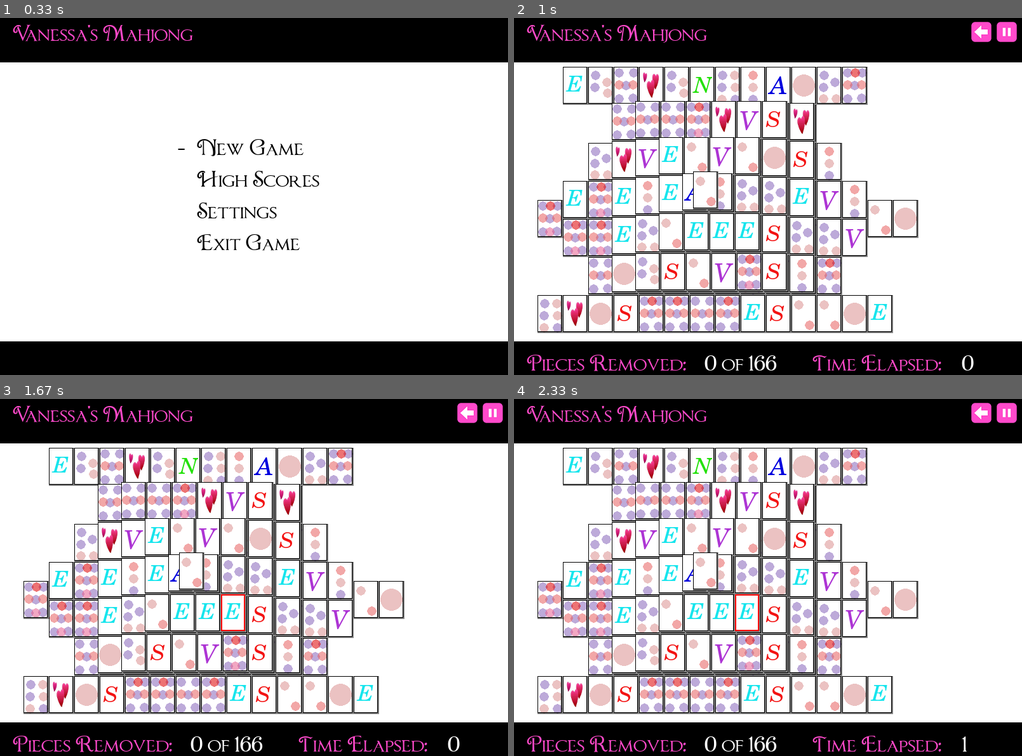
Above: before the commit, frames 1-4 (two rows, left to right).
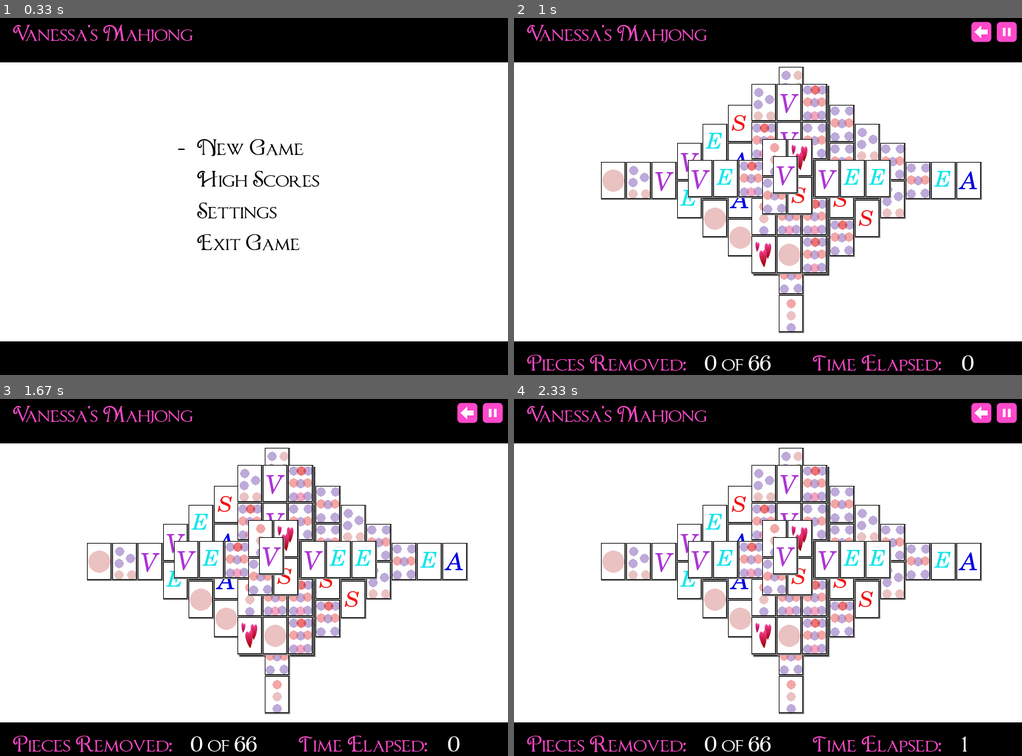
Above: after the commit, the same moments.

Repository: josephbleau/pygame-mahjong
Game: pygame game, started from run_game.py
Same seed, same stepped clock (60 frames per second), same inputs: the game is played once before the commit and once after it. The source is Python 2; it was converted automatically to run under Python 3.
Inputs (mouse positions are in pixels of both pictures, inside the frame that each line leads up to):
- Up to frame 1 (0.33 s): no input
- Up to frame 2 (1 s): press the mouse at (788, 150) at 0.37 s; move the mouse to (778, 196) at 0.47 s; release the mouse at (762, 242) at 0.6 s; tap Enter at 0.67 s
- Up to frame 3 (1.67 s): press the mouse at (233, 613) at 1.03 s; move the mouse to (325, 645) at 1.13 s; release the mouse at (416, 673) at 1.27 s; hold Down from 1.33 s (still down)
- Up to frame 4 (2.33 s): release Down at 1.8 s; press the mouse at (1006, 413) at 1.92 s; move the mouse to (976, 566) at 2.02 s; release the mouse at (950, 720) at 2.15 s; press the mouse at (1006, 413) at 2.25 s

Frame 1 is identical in both runs. In frame 2, 24% of the frame differs, in the area x 4-93%, y 13-99%; in frame 3, 24%; in frame 4, 24%.

Commit message:
added annoying sounds you will surely hate! :o)

Diff:
--- a/game.py
+++ b/game.py
@@ -88,8 +88,10 @@
     self.player_name = player_name                  # Current player's name
     self.resources = { 'pause' : pygame.image.load(os.path.abspath('res/icons/pause.png')), \
                        'back'  : pygame.image.load(os.path.abspath('res/icons/back.png')),  \
-                       'play'  : pygame.image.load(os.path.abspath('res/icons/play.png')),
-                       'sfx_select' : pygame.mixer.Sound( os.path.abspath('res/sfx/select.wave'))  }
+                       'play'  : pygame.image.load(os.path.abspath('res/icons/play.png')),  \
+                       'sfx_select' : pygame.mixer.Sound( os.path.abspath('res/sfx/select.wav')), \
+                       'sfx_back'   : pygame.mixer.Sound( os.path.abspath('res/sfx/back.wav')),   \
+                       'sfx_switch' : pygame.mixer.Sound( os.path.abspath('res/sfx/switch.wav'))  }
 
     # State-based render handling
     self.render_func = { 'playing'        : self.render_playing,         \
@@ -108,8 +110,8 @@
                             'highscores'     : self.handle_highscores_input }
     # If true then play sound
     #if self.sound_on:
-      #pygame.mixer.music.load('res/bg.mp3')
-      #pygame.mixer.music.play(loops=-1)
+     # pygame.mixer.music.load('res/sfx/Wish4U.mp3')
+     # pygame.mixer.music.play(loops=-1)
 
     self.fontpath = os.path.abspath('res/C_BOX.TTF')   # Standard font resource location
     self.font = pygame.font.Font(self.fontpath, 30, bold=True)           # Loaded standard font
@@ -178,13 +180,15 @@
     if event.type == pygame.MOUSEMOTION:
       x,y = pygame.mouse.get_pos()
       for i in range(4):
-        if is_in(x,y,(310, 200+42*i, 250, 42)):
-          self.m_selector = i
+        if is_in(x,y,(310, 200+42*i, 250, 30)):
+          if not i == self.m_selector:
+            self.resources['sfx_switch'].play()
+            self.m_selector = i
 
     if event.type == pygame.MOUSEBUTTONDOWN:
       x,y = pygame.mouse.get_pos()
       for i in range(5):
-        if is_in(x,y,(310, 200+42*i, 250, 42)):
+        if is_in(x,y,(310, 200+42*i, 250, 30)):
           self.resources['sfx_select'].play()
           self.m_selector = i
           if i == 0:
@@ -199,18 +203,21 @@
 
     if event.type == pygame.KEYDOWN:
       if event.key == pygame.K_DOWN:
+        self.resources['sfx_switch'].play()
         if self.m_selector == 3:
           self.m_selector = 0
         else:
           self.m_selector += 1
 
       if event.key == pygame.K_UP:
+        self.resources['sfx_switch'].play()
         if self.m_selector == 0:
           self.m_selector = 3
         else:
           self.m_selector -= 1
 
       if event.key == pygame.K_RETURN:
+        self.resources['sfx_select'].play()
         if self.m_selector == 0:
           self.state = 'level_select'
           self.m_selector = 0
@@ -222,11 +229,13 @@
           sys.exit()
 
       if event.key == pygame.K_ESCAPE:
+        self.resources['sfx_back'].play()
         sys.exit()
 
   def handle_playing_input(self, event):
     if event.type == pygame.KEYDOWN:
       if event.key == pygame.K_ESCAPE:
+        self.resources['sfx_back'].play()
         if not self.editor:
           self.state = 'level_select'
         else:
@@ -240,6 +249,7 @@
       pauserect = (760, 16, 32, 32)
       x,y = event.pos
       if is_in(x,y,backrect):
+        self.resources['sfx_back'].play()
         self.state = 'level_select'
         return
       if is_in(x,y,pauserect):
@@ -299,16 +309,22 @@
     if event.type == pygame.MOUSEMOTION:
       for i in range(len(levels)):
         x,y = pygame.mouse.get_pos()
-        if is_in(x,y,(310, 200 + i * 50, 300, 84)):
-          self.m_selector = i
-      if is_in(x,y,(310, 100, 300, 84)):
-        self.m_selector = len(levels)
+        if is_in(x,y,(310, 200 + i * 50, 300, 30)):
+          if not i == self.m_selector:
+            self.resources['sfx_switch'].play()
+            self.m_selector = i
+            return
+      if is_in(x,y,(310, 100, 300, 30)):
+        if not self.m_selector == len(levels):
+          self.resources['sfx_switch'].play()
+          self.m_selector = len(levels)
 
     if event.type == pygame.MOUSEBUTTONDOWN:
       for i in range(len(levels)):
         x,y = pygame.mouse.get_pos()
-        if is_in(x,y,(310, 200 + i * 50, 300, 84)):
+        if is_in(x,y,(310, 200 + i * 50, 300, 42)):
           # True if they selected enter while BACK was highlighted.
+          self.resources['sfx_select'].play()
           self.state = 'playing'
           self.time_started = pygame.time.get_ticks()
           self.pieces_removed = 0
@@ -317,6 +333,7 @@
           self.start_piece_count = len(self.tiles)
 
       if is_in(x,y,(310, 100, 300, 84)):
+        self.resources['sfx_back'].play()
         self.state = 'menu'
         self.m_selector = 0
         return
@@ -327,23 +344,26 @@
         self.m_selector = 0
         return
       elif event.key == pygame.K_UP:
+        self.resources['sfx_switch'].play()
         if self.m_selector == 0:
           self.m_selector = max
         else:
           self.m_selector -= 1
       elif event.key == pygame.K_DOWN:
+        self.resources['sfx_switch'].play()
         if self.m_selector == max:
           self.m_selector = 0
         else:
           self.m_selector += 1
       elif event.key == pygame.K_RETURN:
-
         # True if they selected enter while BACK was highlighted.
         if self.m_selector == max:
+          self.resources['sfx_back'].play()
           self.state = 'menu'
           self.m_selector = 0
           return
 
+        self.resources['sfx_select'].play()
         self.state = 'playing'
         self.time_started = pygame.time.get_ticks()
         self.pieces_removed = 0
Not shown, changed: README.txt
Not shown, added: res/sfx/back.wav
Not shown, added: res/sfx/switch.wav
